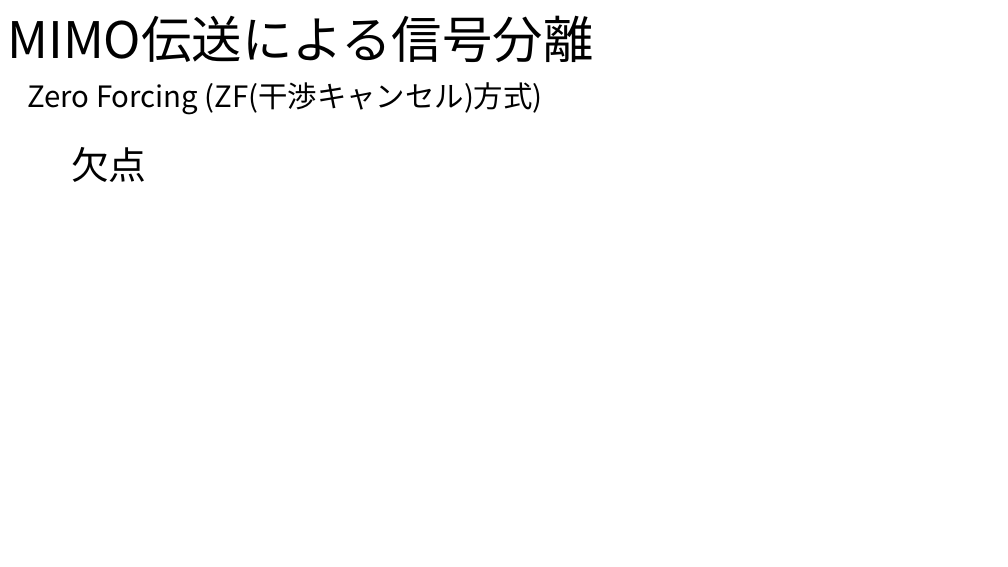
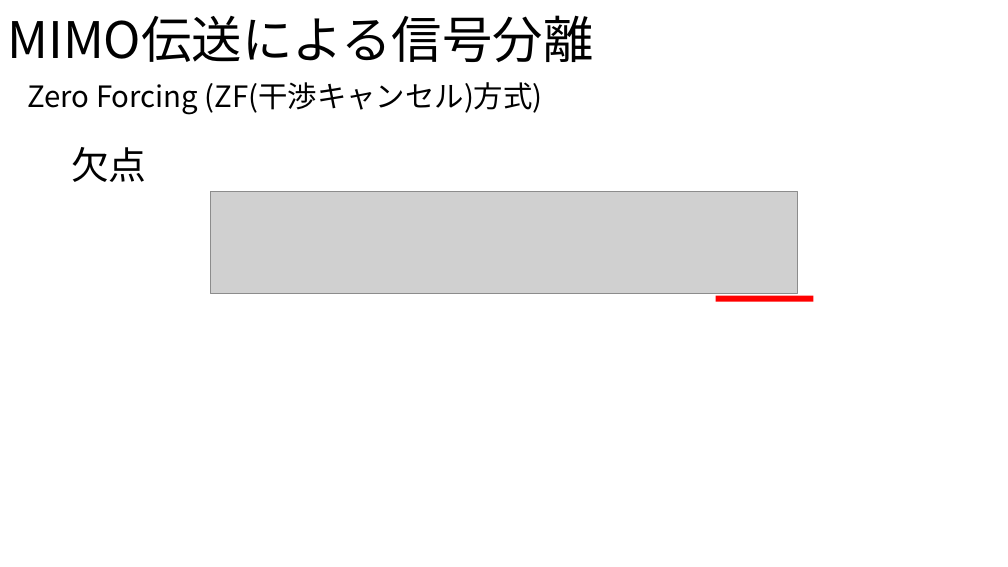
Before and after one commit to ryoww/seminar, a slide deck: slide 7 of MIMO/MIMO.pptx. Drawn at 1008x567 pixels with LibreOffice and Linux fonts; fonts in the diff are those of the drawing; grey boxes stand for pictures. Boxes give left, top, right and bottom in pixels: in the first picture for what was removed or moved away, otherwise in the second. Text is boxed around its words. In the diff, an @@ line names an element or a change of style, - is before the commit and + after.

```diff
--- a/MIMO/MIMO.pptx
+++ b/MIMO/MIMO.pptx
@@ picture added at box(210, 191, 797, 293) @@
@@ rectangle added at box(716, 296, 814, 302), fill #FF0000 @@
```
Also in this commit, not shown: 1 other slide changed, 4 other files.
